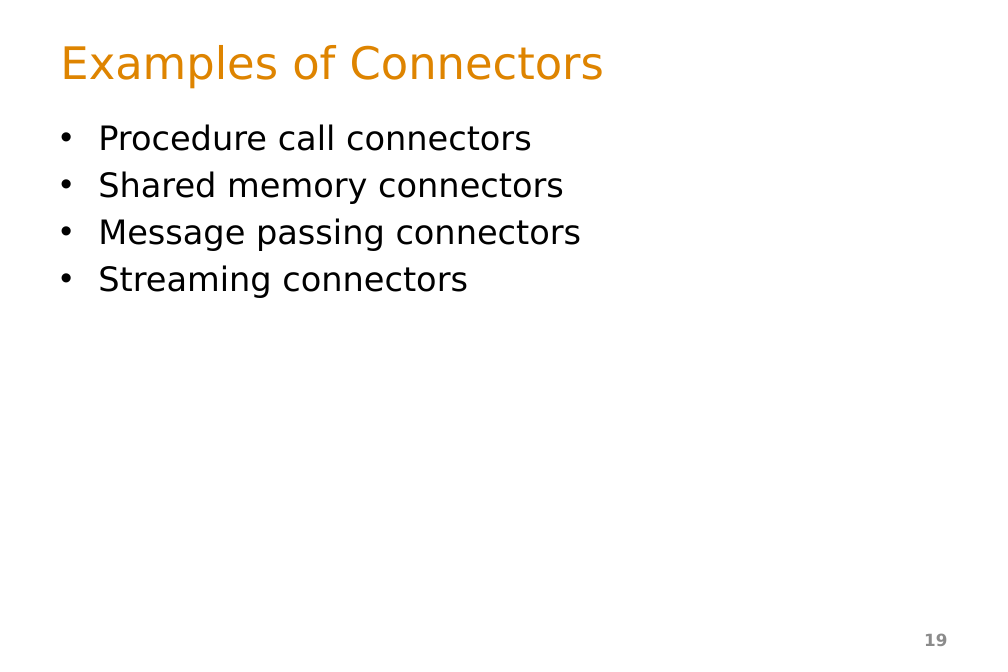
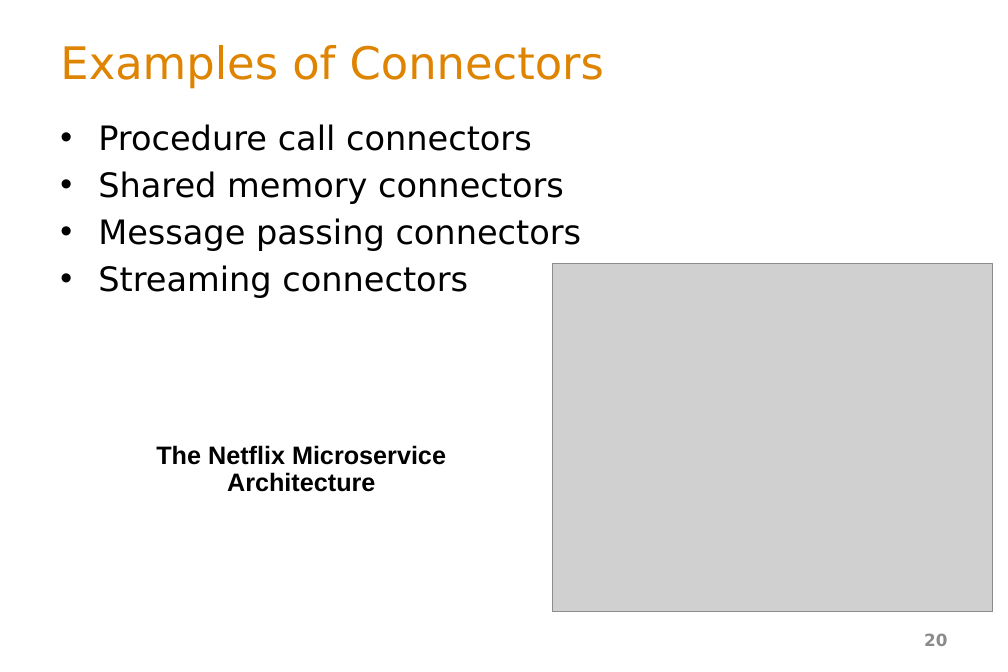
Before and after one commit to ArchitectingSoftware/SE577-SoftwareArchitecture, a slide deck: slide 20 of lectures/_L1b Basic Concepts.pptx (slide 19 before the commit). Drawn at 1008x672 pixels with LibreOffice and Linux fonts; fonts in the diff are those of the drawing; grey boxes stand for pictures. Boxes give left, top, right and bottom in pixels: in the first picture for what was removed or moved away, otherwise in the second. Text is boxed around its words. In the diff, an @@ line names an element or a change of style, - is before the commit and + after.

```diff
--- a/lectures/_L1b Basic Concepts.pptx
+++ b/lectures/_L1b Basic Concepts.pptx
@@ picture added at (552, 263, 993, 611) @@
@@ text added at (156, 445, 446, 492), 18 pt, text #000000, bold @@
+The Netflix Microservice Architecture
@@ page number at (924, 633, 947, 646): text changed @@
-19
+20
```
Also in this commit, not shown: 10 other slides changed, 4 slides added, 14 slides removed, 7 other files.
